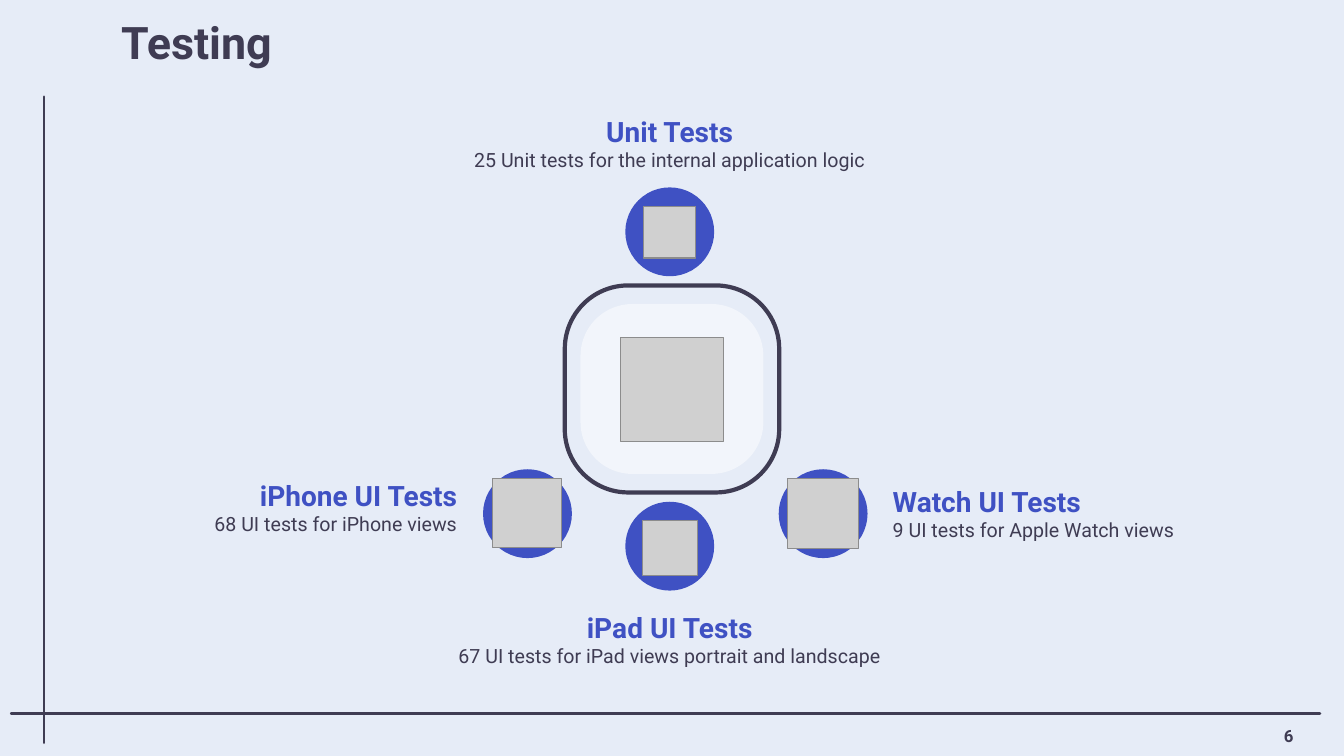
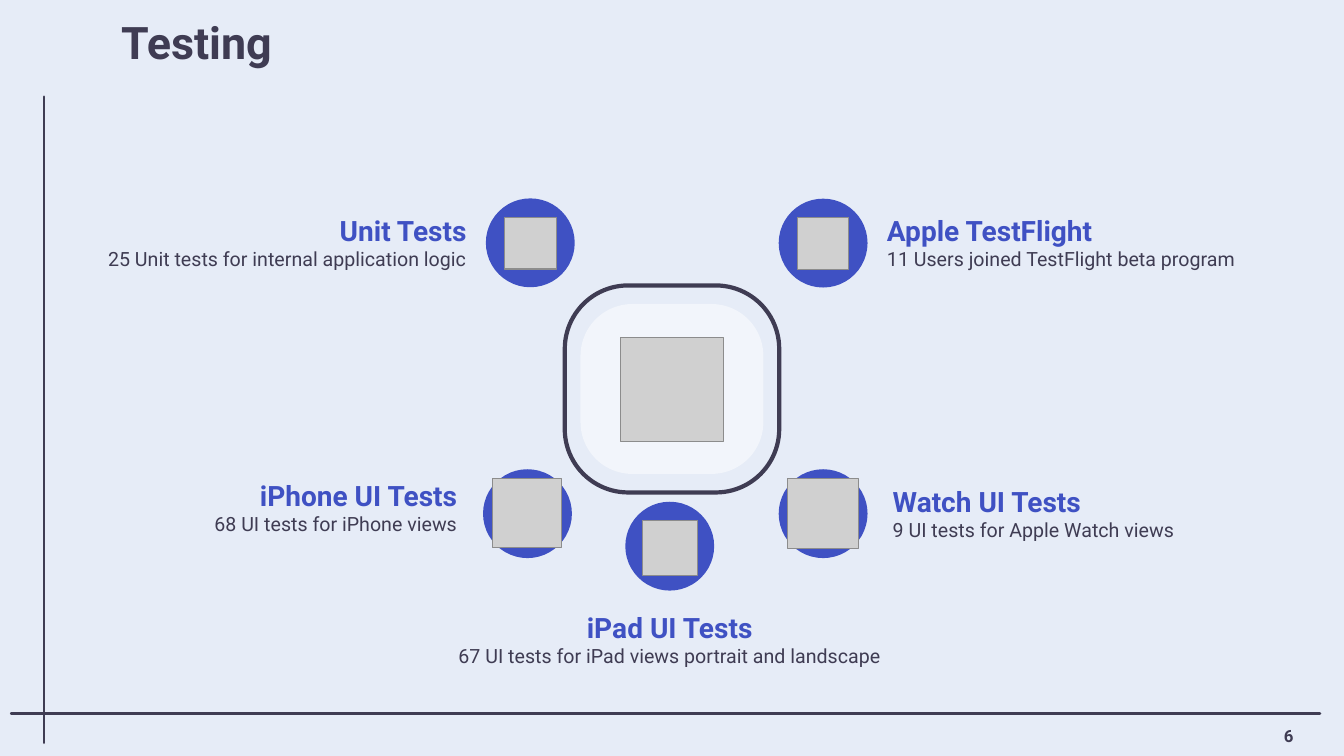
Before and after one commit to matteovisotto/DIMA-SirianiVisotto, a slide deck: slide 7 of Presentation/DIMA_myAPTracker_Presentation.pptx. Drawn at 1344x756 pixels with LibreOffice and Linux fonts; fonts in the diff are those of the drawing; grey boxes stand for pictures; background and template pictures are left out. Boxes give left, top, right and bottom in pixels: in the first picture for what was removed or moved away, otherwise in the second. Text is boxed around its words. In the diff, an @@ line names an element or a change of style, - is before the commit and + after.

Commit message:
Update PPT

```diff
--- a/Presentation/DIMA_myAPTracker_Presentation.pptx
+++ b/Presentation/DIMA_myAPTracker_Presentation.pptx
@@ text "Unit Tests": place and size @@
-text "Unit Tests" at <box>474,121,865,171</box>
+text "Unit Tests" at <box>108,220,467,270</box>
@@ ellipse: place and size @@
-ellipse at <box>625,188,714,276</box>
+ellipse at <box>486,199,575,287</box>
@@ ellipse added at <box>779,199,868,287</box>, fill #3F51C3 @@
@@ text at <box>340,220,467,242</box>: alignment centre to right @@
@@ picture: place and size @@
-picture at <box>644,207,696,258</box>
+picture at <box>504,218,556,269</box>
@@ picture added at <box>798,218,849,269</box> @@
@@ text added at <box>887,220,1235,270</box>, 14 pt, text #3F3C53 @@
+Apple TestFlight
+11 Users joined TestFlight beta program
@@ text at <box>108,251,466,270</box>: text changed @@
-25 Unit tests for the internal application logic
+25 Unit tests for internal application logic
```
Also in this commit, not shown: 1 other file.
